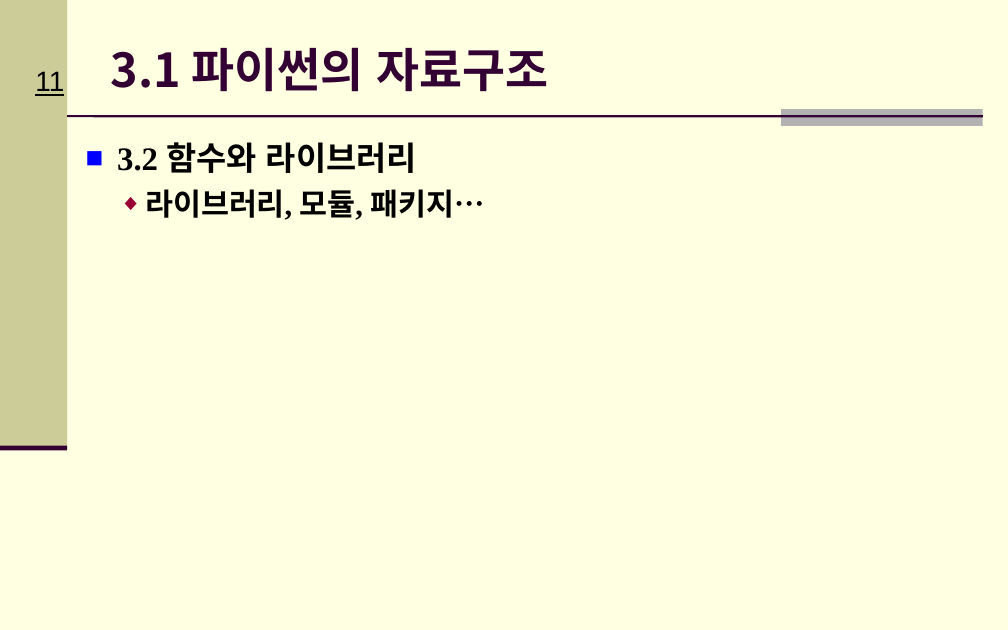
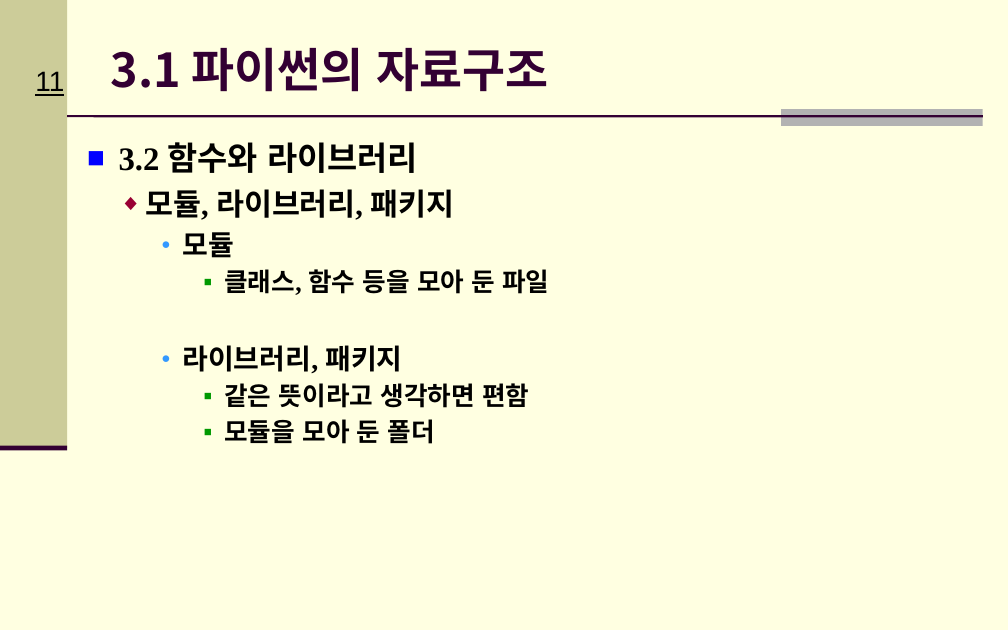
Before and after one commit to Hitbee-dev/OpenCV-Python, a slide deck: slide 11 of 2022-09-20/documents/CH_03_파이썬 기초_실습2.pptx. Drawn at 1008x630 pixels with LibreOffice and Linux fonts; fonts in the diff are those of the drawing; background and template pictures are left out. Boxes give left, top, right and bottom in pixels: in the first picture for what was removed or moved away, otherwise in the second. Text is boxed around its words. In the diff, an @@ line names an element or a change of style, - is before the commit and + after.

```diff
--- a/2022-09-20/documents/CH_03_파이썬 기초_실습2.pptx
+++ b/2022-09-20/documents/CH_03_파이썬 기초_실습2.pptx
@@ text at (146, 189, 549, 444): text changed; size 21.7 to 18.3 pt @@
-  ◆ 라이브러리, 모듈, 패키지…
+  ◆ 모듈, 라이브러리, 패키지
+    ● 모듈
+      ▪ 클래스, 함수 등을 모아 둔 파일
+    ● 라이브러리, 패키지
+      ▪ 같은 뜻이라고 생각하면 편함
+      ▪ 모듈을 모아 둔 폴더
```
Also in this commit, not shown: 3 other slides changed, 3 slides added.
